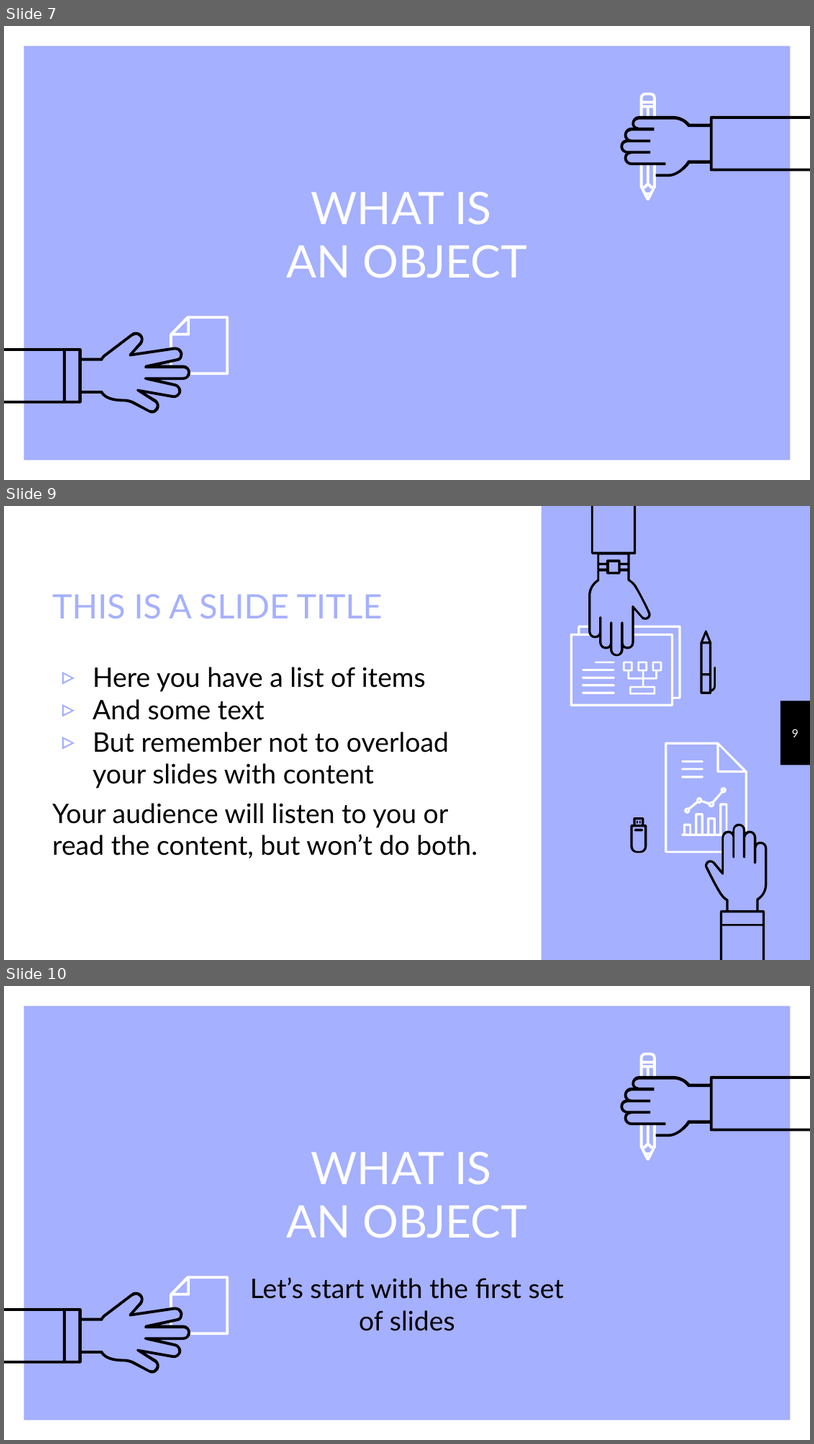
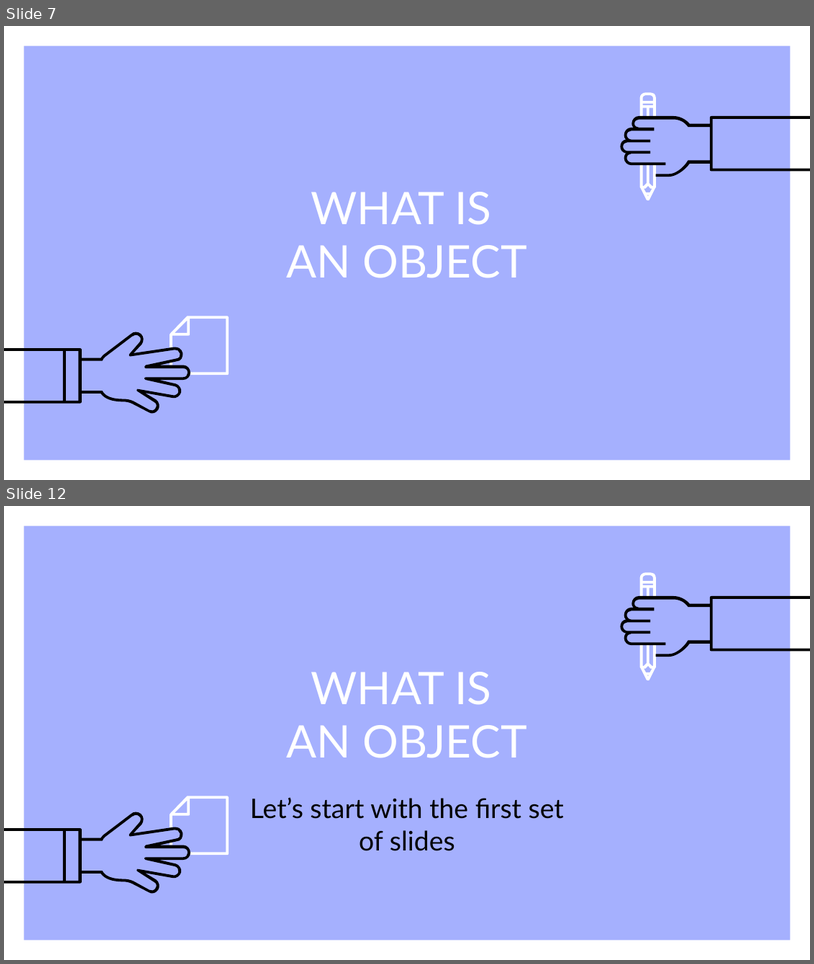
Before and after one commit to VoLeKhanhDuy/XDPM_HDT, a slide deck: chuong 4.pptx. Shown one above the other, each under a label of ours: slides 7, 9 and 10 before the commit, slides 7 and 12 after it; the slides between them are not shown. The pictures are 814x1444 and 814x964 pixels, drawn with LibreOffice and Linux fonts; fonts in the diff are those of the drawing. Boxes give left, top, right and bottom in pixels: in the first picture for what was removed or moved away, otherwise in the second. Text is boxed around its words. In the diff, an @@ line names an element or a change of style, - is before the commit and + after.

```diff
--- a/chuong 4.pptx
+++ b/chuong 4.pptx
@@ slide 9 removed at bbox=[4, 506, 810, 960], background #A5B0FE @@
@@ rectangle removed at bbox=[4, 506, 542, 959] @@
@@ group removed at bbox=[570, 506, 716, 706]: 9 freeform shapes @@
@@ title removed at bbox=[52, 594, 383, 618] @@
-THIS IS A SLIDE TITLE
@@ text removed at bbox=[52, 667, 478, 858] @@
-▹ Here you have a list of items
-▹ And some text
-▹ But remember not to overload your slides with content
-Your audience will listen to you or read the content, but won’t do both.
@@ rectangle removed at bbox=[781, 701, 810, 766] @@
@@ page number removed at bbox=[792, 728, 799, 737] @@
-9
@@ group removed at bbox=[630, 742, 768, 960]: 11 freeform shapes @@
@@ what was slide 10 is now slide 12 @@
```
Also in this commit, not shown: 5 slides changed, 3 slides added, 4 other files.
